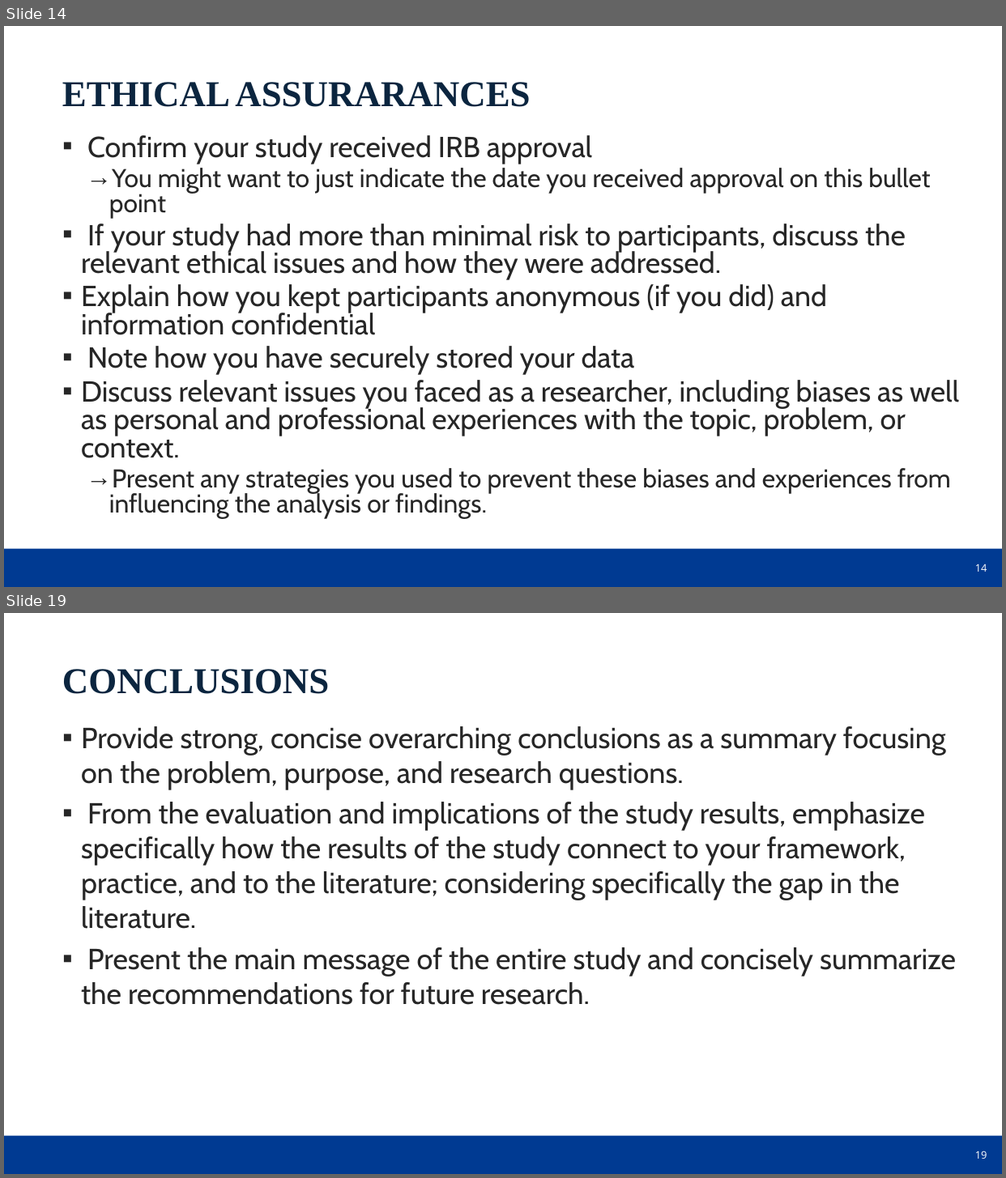
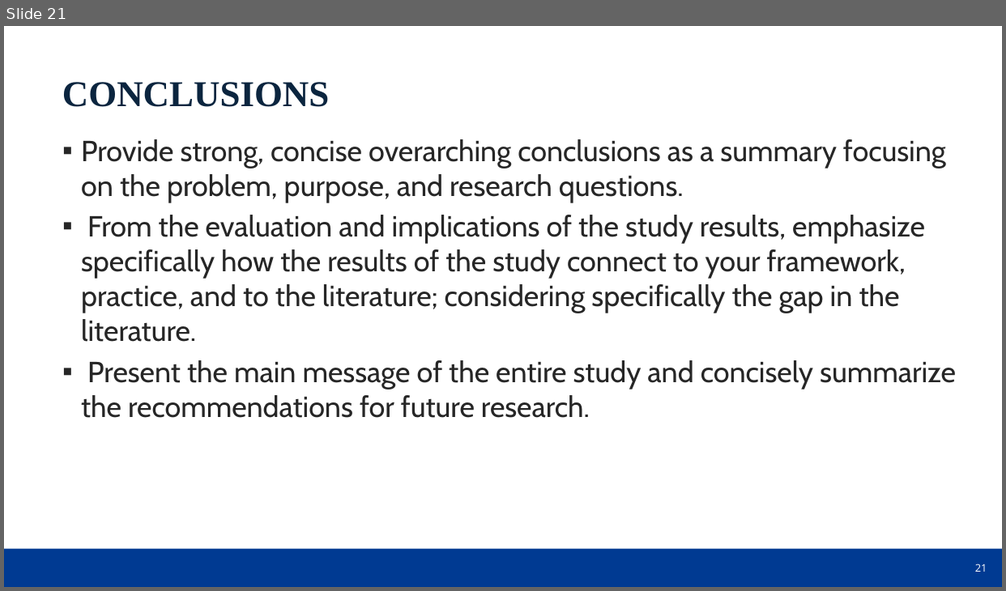
Before and after one commit to dr-natetorious/Dissertation, a slide deck: DSE_Quantitative_oral_defense_presentation_template_2022_NU.pptx. Shown one above the other, each under a label of ours: slides 14 and 19 before the commit, slide 21 after it; the slides between them are not shown. The pictures are 1006x1178 and 1006x591 pixels, drawn with LibreOffice and Linux fonts; fonts in the diff are those of the drawing; background and template pictures are left out. Boxes give left, top, right and bottom in pixels: in the first picture for what was removed or moved away, otherwise in the second. Text is boxed around its words. In the diff, an @@ line names an element or a change of style, - is before the commit and + after.

```diff
--- a/DSE_Quantitative_oral_defense_presentation_template_2022_NU.pptx
+++ b/DSE_Quantitative_oral_defense_presentation_template_2022_NU.pptx
@@ slide 14 removed at (x1=4, y1=26, x2=1002, y2=587), background picture (left out); not listed: 2 template elements that a slide beside it also shows @@
@@ text removed at (x1=62, y1=82, x2=530, y2=107) @@
-ETHICAL ASSURARANCES
@@ text removed at (x1=81, y1=135, x2=959, y2=519) @@
-▪ Confirm your study received IRB approval
-  → You might want to just indicate the date you received approval on this bullet point
-▪ If your study had more than minimal risk to participants, discuss the relevant ethical issues and how they were addressed.
-▪ Explain how you kept participants anonymous (if you did) and information confidential
-▪ Note how you have securely stored your data
-▪ Discuss relevant issues you faced as a researcher, including biases as well as personal and professional experiences with the topic, problem, or context.
-  → Present any strategies you used to prevent these biases and experiences from influencing the analysis or findings.
@@ what was slide 19 is now slide 21 @@
@@ page number at (x1=975, y1=564, x2=987, y2=572): text changed @@
-19
+21
```
Also in this commit, not shown: 3 slides changed, 18 slides added, 15 other slides removed, 3 other files.
